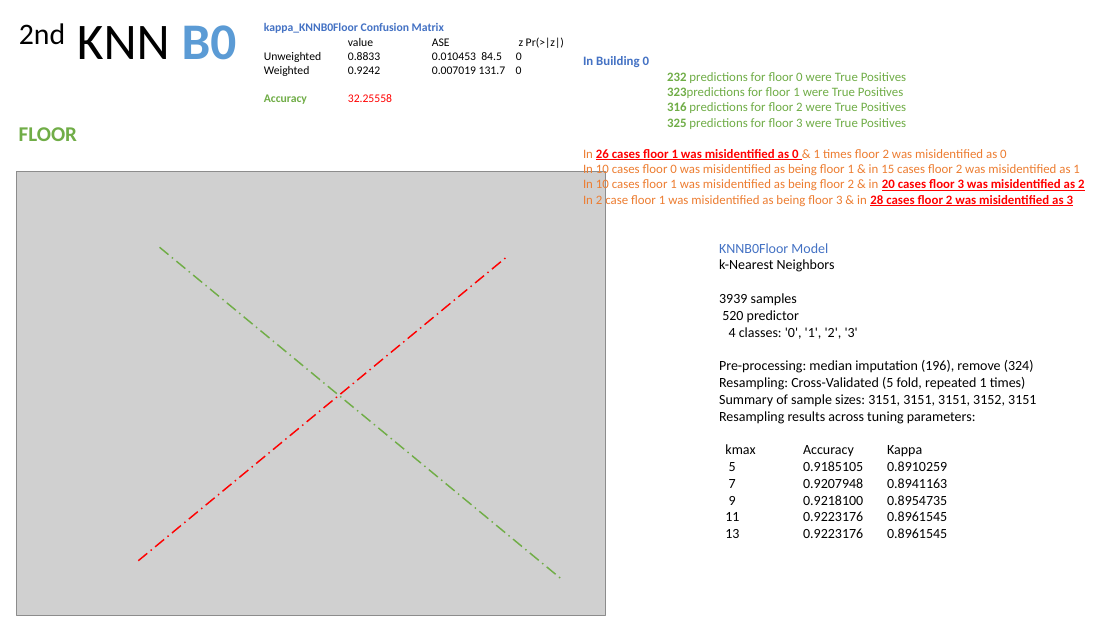
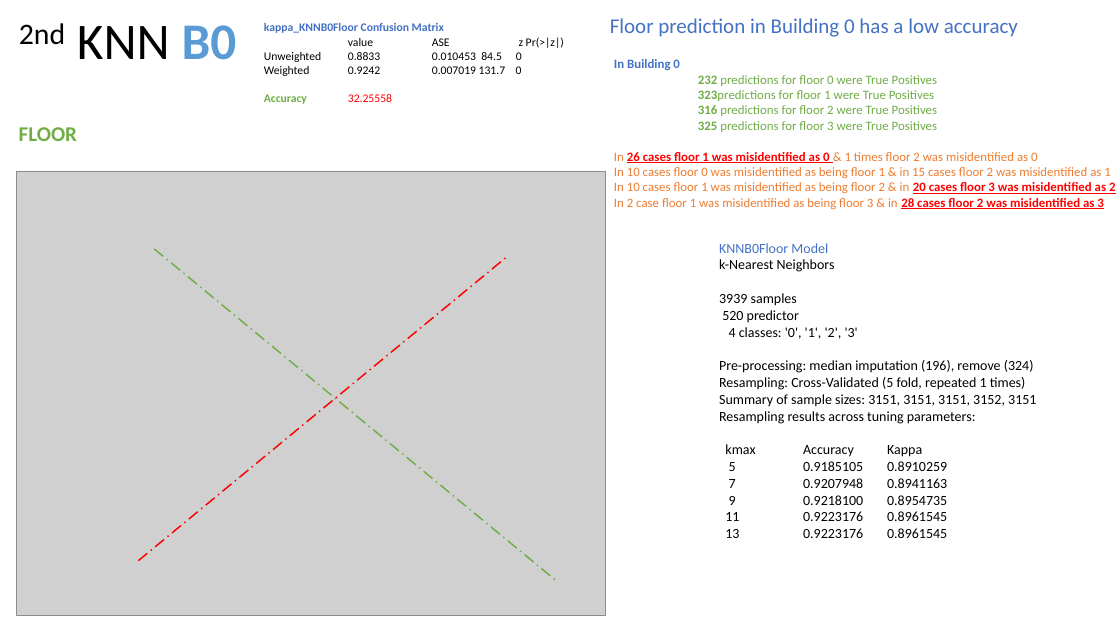
Before and after one commit to NatasjaFortuin/Wifi-locationing, a slide deck: slide 16 of Data etc/Pres Wifi.pptx (slide 18 before the commit). Drawn at 1120x630 pixels with LibreOffice and Linux fonts; fonts in the diff are those of the drawing; grey boxes stand for pictures. Boxes give left, top, right and bottom in pixels: in the first picture for what was removed or moved away, otherwise in the second. Text is boxed around its words. In the diff, an @@ line names an element or a change of style, - is before the commit and + after.

```diff
--- a/Data etc/Pres Wifi.pptx
+++ b/Data etc/Pres Wifi.pptx
@@ text added at (610,18,1018,37), 18 pt, text #4472C4 @@
+Floor prediction in Building 0 has a low accuracy
@@ text "In Building 0": place and size @@
-text "In Building 0" at (583,56,1084,208)
+text "In Building 0" at (614,59,1115,209)
@@ line moved from (160, 247) - (563, 580) to (155, 249) - (557, 581) @@
```
Also in this commit, not shown: 22 other slides changed, 5 slides added, 3 slides removed, 2 other files.
